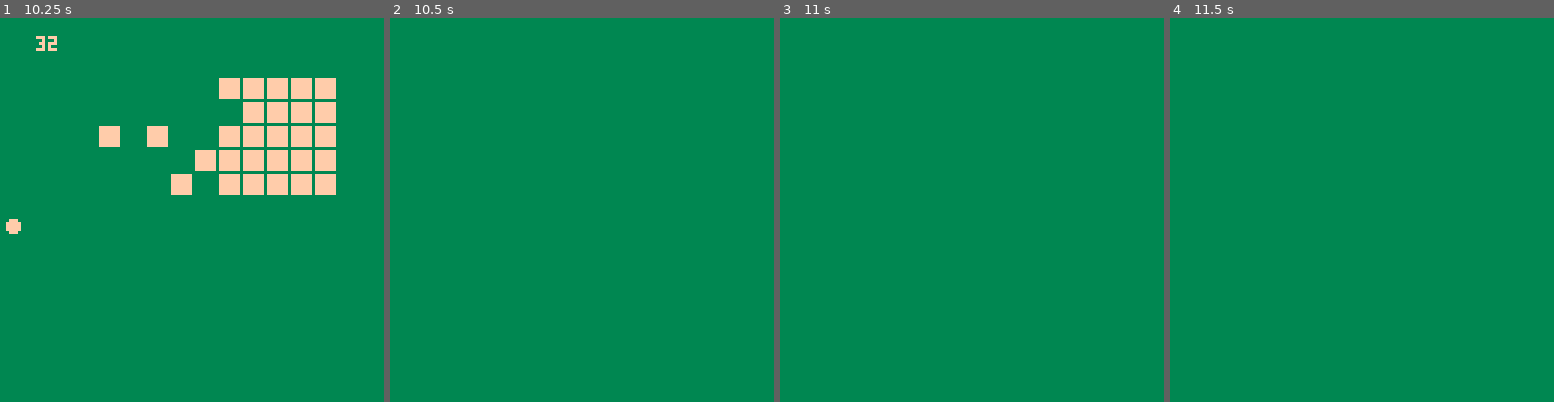
Above: before the commit, frames 1-4 (left to right).
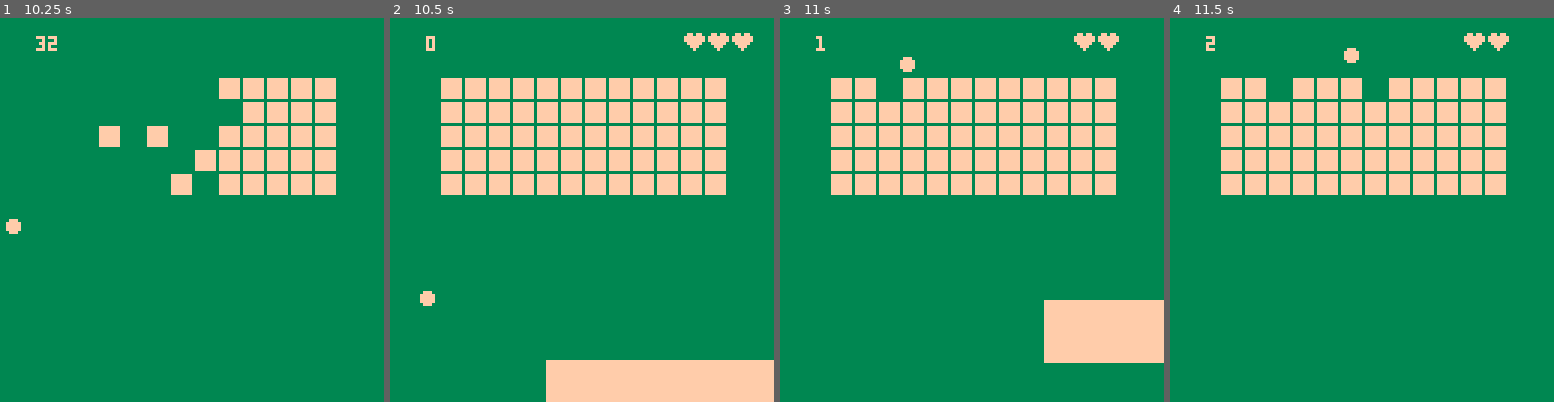
Above: after the commit, the same moments.

Repository: hybriid/hack_the_90s_md_os_sq
Game: PICO-8 cartridge squashy.p8
Same seed, same stepped clock (60 frames per second), same inputs: the game is played once before the commit and once after it.
Inputs:
- Up to frame 1 (10.25 s): tap Down at 0.7 s; hold Up 1.97-2.63 s; hold Right 2.68-3.02 s; hold Down 3.07-3.73 s; hold Left 3.78-4.12 s; hold Up 4.17-4.5 s; hold Left 4.55-5.05 s; hold Right 5.1-5.93 s; hold Up 5.98-6.65 s; hold Right 6.7-7.03 s; hold Down 7.08-7.75 s; hold Left 7.8-8.13 s; hold Up 8.18-8.52 s; hold Left 8.57-9.07 s; hold Right 9.12-9.95 s; hold Up from 10 s (still down)
- Up to frame 2 (10.5 s): keep holding Up
- Up to frame 3 (11 s): release Up at 10.67 s; hold Right from 10.72 s (still down)
- Up to frame 4 (11.5 s): release Right at 11.05 s; hold Down from 11.1 s (still down)

Frame 1 is identical in both runs. In frame 2, 25% of the frame differs, in the area x 7-100%, y 3-100%; in frame 3, 23%; in frame 4, 18%.

Commit message:
paddleMMO

Diff:
--- a/mygame.lua
+++ b/mygame.lua
@@ -7,6 +7,47 @@
 
 -- game state
 dotMMO = false
+
+function resetPaddle()
+	-- player
+	lives=3
+	score=0
+
+	-- paddle
+	padx=52
+	pady=122
+	padw=100
+	padh=20
+	padspeed=4
+
+	-- ball
+	-- ballx=64
+	-- bally=64
+	-- ballsize=3
+	-- ballxdir=5
+	-- ballydir=-3
+
+	-- boxes
+	xboxes=12
+	yboxes=5
+
+	boxwidth=6
+	boxheight=6
+
+	xspace=2
+	yspace=2
+
+	boxleft= (128 - xboxes*(boxwidth + xspace) + xspace) / 2
+	boxtop=20
+
+	mt = {}	-- create the matrix
+	for i=1,xboxes do
+		mt[i] = {}	-- create a new row
+		for j=1,yboxes do	-- populate rows with boxes
+			mt[i][j] = 0
+		end
+	end
+end
 
 function _update()
 	if not dotMMO then
@@ -18,9 +59,14 @@
 	-- clear the screen
 	rectfill(0,0,128,128,3)
 
-	if not dotMMO then
+	if dotMMO then
+		resetPaddle()
+		dotMMO = false
+	end
+
+	-- if not dotMMO then
 		drawPaddle()
-	end
+	-- end
 
 
 end
--- a/squashy.p8
+++ b/squashy.p8
@@ -240,6 +240,47 @@
 -- game state
 dotMMO = false
 
+function resetPaddle()
+	-- player
+	lives=3
+	score=0
+
+	-- paddle
+	padx=52
+	pady=122
+	padw=100
+	padh=20
+	padspeed=4
+
+	-- ball
+	-- ballx=64
+	-- bally=64
+	-- ballsize=3
+	-- ballxdir=5
+	-- ballydir=-3
+
+	-- boxes
+	xboxes=12
+	yboxes=5
+
+	boxwidth=6
+	boxheight=6
+
+	xspace=2
+	yspace=2
+
+	boxleft= (128 - xboxes*(boxwidth + xspace) + xspace) / 2
+	boxtop=20
+
+	mt = {}	-- create the matrix
+	for i=1,xboxes do
+		mt[i] = {}	-- create a new row
+		for j=1,yboxes do	-- populate rows with boxes
+			mt[i][j] = 0
+		end
+	end
+end
+
 function _update()
 	if not dotMMO then
 		runPaddle()
@@ -250,24 +291,14 @@
 	-- clear the screen
 	rectfill(0,0,128,128,3)
 
-	if not dotMMO then
-		-- -- draw the lives
-		-- for i=1,lives do
-		-- 	spr(001,90+i*8,4)
-		-- end
-		-- -- draw the score
-		-- print(score,12,6,15)
-
-		-- -- draw the boxes
-		-- drawboxes()
-
-		-- -- draw the paddle
-		-- rectfill(padx,pady,padx+padw,pady+padh,15)
-
-		-- -- draw the ball
-		-- circfill(ballx,bally,ballsize,15)
+	if dotMMO then
+		resetPaddle()
+		dotMMO = false
+	end
+
+	-- if not dotMMO then
 		drawPaddle()
-	end
+	-- end
 
 
 end
